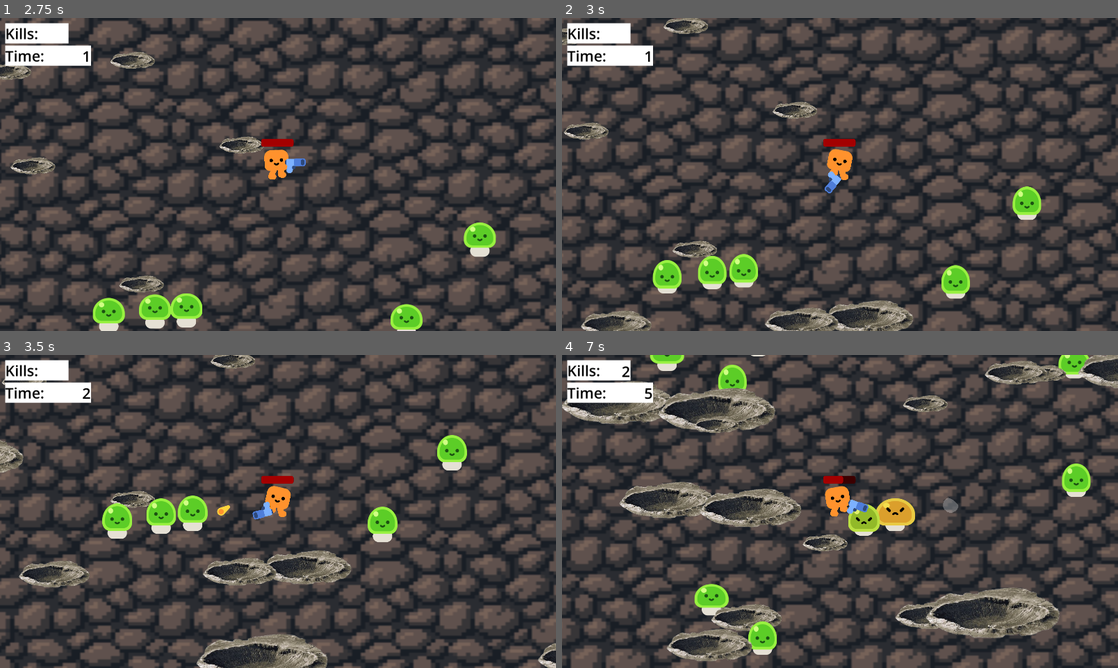
Above: before the commit, frames 1-4 (two rows, left to right).
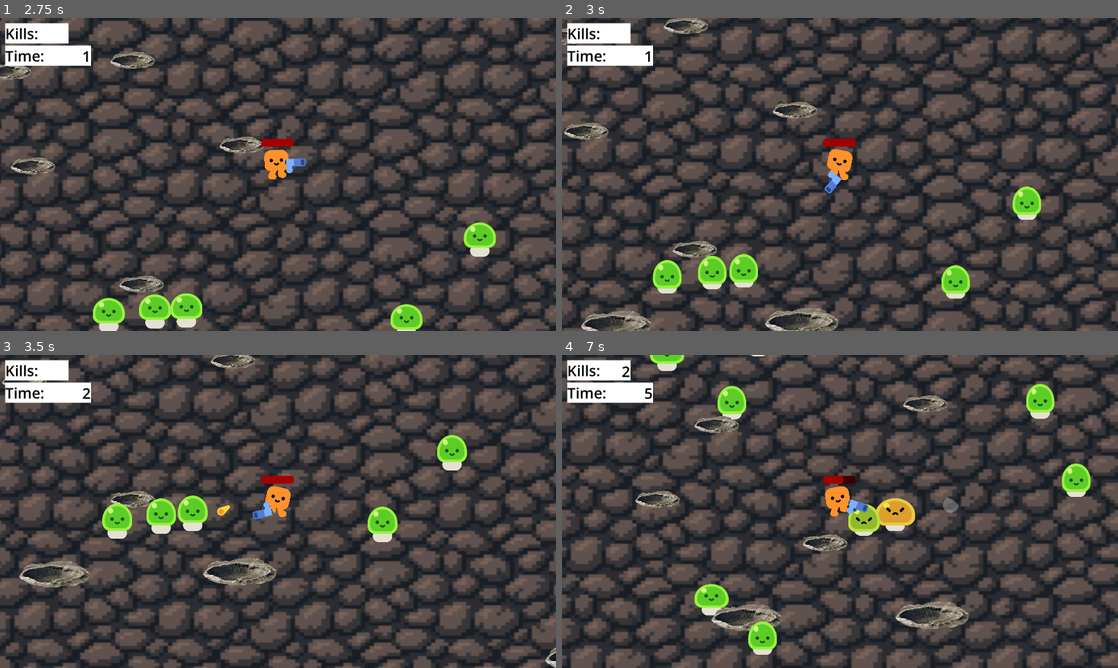
Above: after the commit, the same moments.

Repository: lachlanstuart0/SurvivorsGame
Game: Godot game, scene res://master_scene.tscn
Two runs of this game, one before a commit and one after it. Both use one fixed random seed, a clock stepped at 60 frames per second and the inputs below.
Inputs (mouse positions are in pixels of both pictures, inside the frame that each line leads up to):
- Up to frame 1 (2.75 s): click "Start" at 0.5 s; click (83, 183) at 1.25 s; hold D (move_right) from 2.03 s (still down)
- Up to frame 2 (3 s): release D (move_right) at 2.78 s; hold S (move_down) from 2.78 s (still down)
- Up to frame 3 (3.5 s): keep holding S (move_down)
- Up to frame 4 (7 s): release S (move_down) at 3.53 s; hold D (move_right) 3.53-4.28 s; hold W (move_up) 4.28-5.03 s; hold A (move_left) 5.03-6.53 s; hold S (move_down) from 6.53 s (still down)

Frame 1 is identical in both runs. In frame 2, 0.9% of the frame differs, in the area x 48-64%, y 90-100%; in frame 3, 3.0%; in frame 4, 11%, in the area x 0-100%, y 0-98%.

Commit message:
reduce obstacle spawn count

Diff:
--- a/game.gd
+++ b/game.gd
@@ -48,9 +48,10 @@
 
 func _on_timer_timeout() -> void:
 	spawn_mob()
-	var treeCount = rng.randi_range(0,4)
+	var treeCount = rng.randi_range(0,2)
 	%MobSpawn.progress_ratio = randf()
-	spawn_tree(%MobSpawn.progress_ratio,treeCount)
+	if powerupCount % 2 == 0:
+		spawn_tree(%MobSpawn.progress_ratio,treeCount)
 	powerupCount +=1
 	if powerupCount >= 20:
 		spawn_powerup("Invince")
